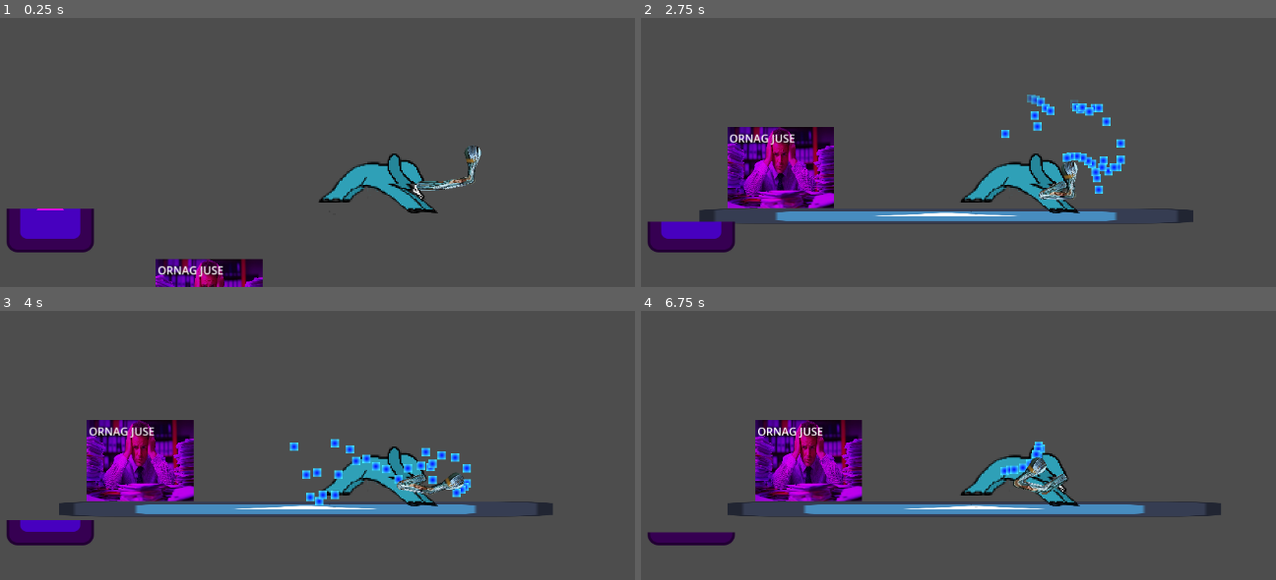
Above: before the commit, frames 1-4 (two rows, left to right).
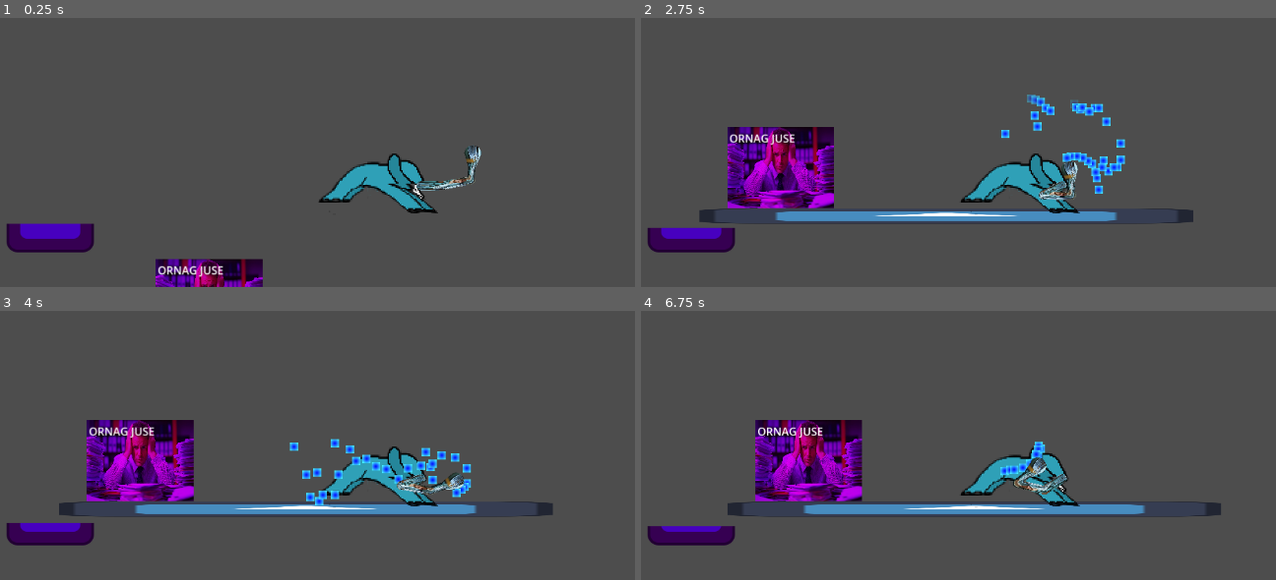
Above: after the commit, the same moments.

Repository: cyps8/Silly-Game
Game: Godot game, scene res://Nodes/Scenes/CypTest.tscn
Two runs of this game, one before a commit and one after it. Both use one fixed random seed, a clock stepped at 60 frames per second and the inputs below. The engine's default icon, where the game draws it, is replaced by a stand-in: a white triangle on a blue panel in a dark square.
Inputs (mouse positions are in pixels of both pictures, inside the frame that each line leads up to):
- Up to frame 1 (0.25 s): no input
- Up to frame 2 (2.75 s): move the mouse to (1187, 44) at 0.52 s; hold W (water) 0.53-1.28 s; move the mouse to (856, 87) at 1.27 s; tap W (water) at 1.35 s; move the mouse to (outside the picture) at 2.02 s; hold W (water) from 2.03 s (still down)
- Up to frame 3 (4 s): move the mouse to (336, 448) at 2.77 s; release W (water) at 2.78 s; tap W (water) at 2.85 s; move the mouse to (609, 426) at 3.52 s; hold W (water) from 3.53 s (still down)
- Up to frame 4 (6.75 s): move the mouse to (outside the picture) at 4.27 s; release W (water) at 4.28 s; tap W (water) at 4.35, 5.85 s; move the mouse to (1053, 359) at 5.02 s; hold W (water) 5.03-5.78 s; move the mouse to (outside the picture) at 5.77 s; move the mouse to (1187, 337) at 6.52 s; hold W (water) from 6.53 s (still down)

The runs differ from the first frame. In frame 1, 0.8% of the frame differs, in the area x 1-15%, y 70-77%; in frame 2, 0.4%; in frame 3, 0.2%; in frame 4, 0.4%.

Commit message:
Adjusted values

Diff:
--- a/Scripts/Elephant.gd
+++ b/Scripts/Elephant.gd
@@ -19,9 +19,9 @@
 
 var watering: bool = false
 
-var juiceMax = 10.0
+var juiceMax = 30.0
 
-var juice = 5.0
+var juice = 10.0
 
 var inJuice: bool = false
 
